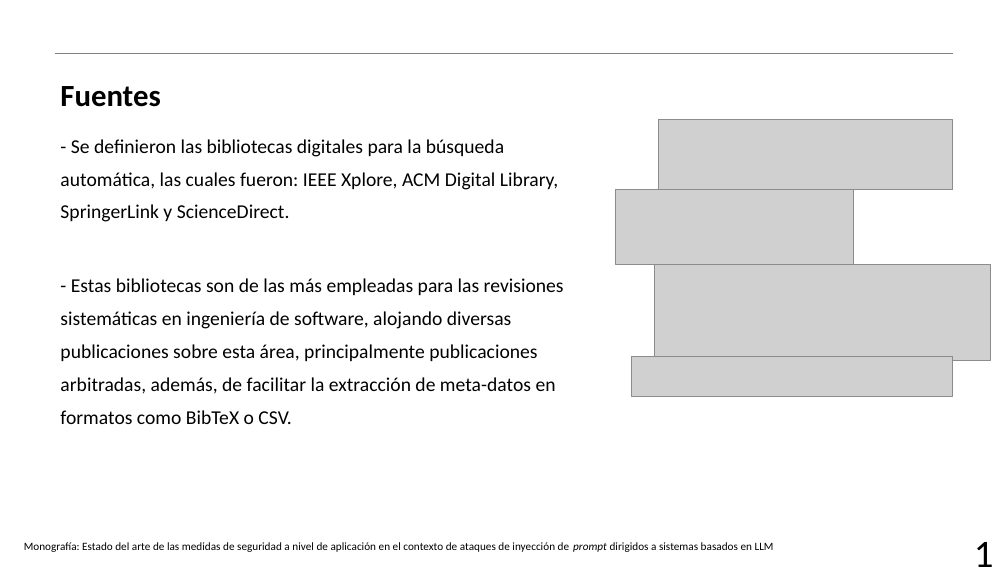
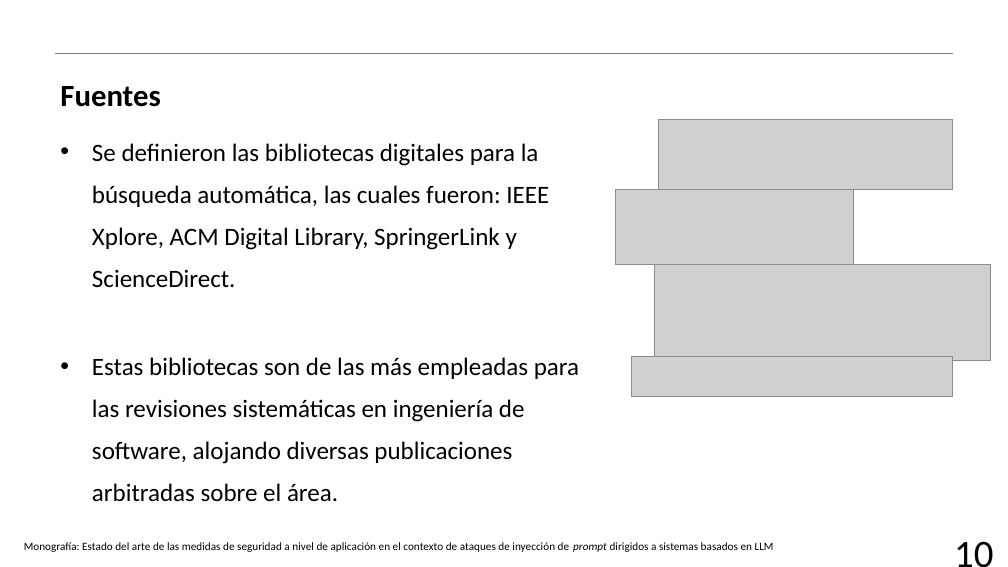
Before and after one commit to AJRx26/semestreVII, a slide deck: slide 11 of proyectoguiado/protocoloRSL/18(RSL)_NunezSanchezAbraham.pptx (slide 10 before the commit). Drawn at 1008x567 pixels with LibreOffice and Linux fonts; fonts in the diff are those of the drawing; grey boxes stand for pictures; background and template pictures are left out. Boxes give left, top, right and bottom in pixels: in the first picture for what was removed or moved away, otherwise in the second. Text is boxed around its words. In the diff, an @@ line names an element or a change of style, - is before the commit and + after.

```diff
--- a/proyectoguiado/protocoloRSL/18(RSL)_NunezSanchezAbraham.pptx
+++ b/proyectoguiado/protocoloRSL/18(RSL)_NunezSanchezAbraham.pptx
@@ text at [92,143,579,502]: text changed; size 14 to 17.9 pt @@
-- Se definieron las bibliotecas digitales para la búsqueda automática, las cuales fueron: IEEE Xplore, ACM Digital Library, SpringerLink y ScienceDirect.
-- Estas bibliotecas son de las más empleadas para las revisiones sistemáticas en ingeniería de software, alojando diversas publicaciones sobre esta área, principalmente publicaciones arbitradas, además, de facilitar la extracción de meta-datos en formatos como BibTeX o CSV.
+• Se definieron las bibliotecas digitales para la búsqueda automática, las cuales fueron: IEEE Xplore, ACM Digital Library, SpringerLink y ScienceDirect.
+• Estas bibliotecas son de las más empleadas para las revisiones sistemáticas en ingeniería de software, alojando diversas publicaciones arbitradas sobre el área.
@@ text at [943,523,1004,566]: text changed @@
-1
+10
```
Also in this commit, not shown: 16 other slides changed, 6 slides added, 1 slide removed, 5 other files.
